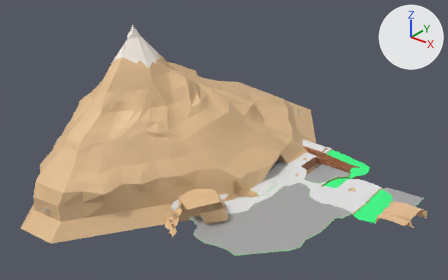
One commit to the Blender file TresFabulasGeniales/Assets/Modelos/Entorno/segundaHistoria/escena2/montaña 1.blend: the scene before it, then after it.
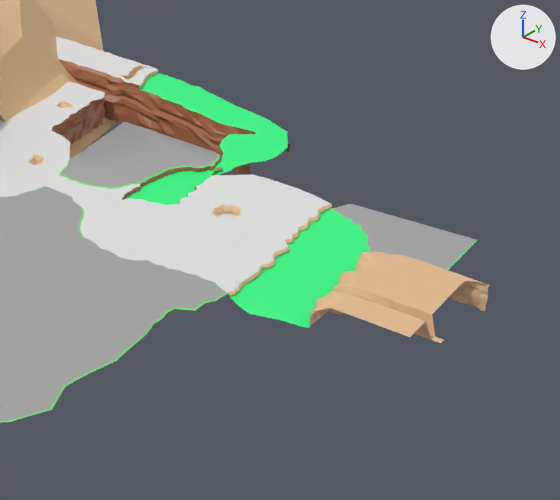
Old and new are each drawn whole from a 50 mm lens placed at (667.0, -619.0, 262.0), pointed at (111.0, 76.0, -169.0) and again close up on the part from 64% to 100% of the width and 46% to 98% of the height. Lighting does not change. The marker at upper right points along +X, +Y and +Z.

Before the edit, the objects in view are built like this:
```python
ob_cylinder = bpy.data.objects.new('Cylinder', me_cylinder)
ob_cylinder.location = (0.0, 0.0, 0.0)
```
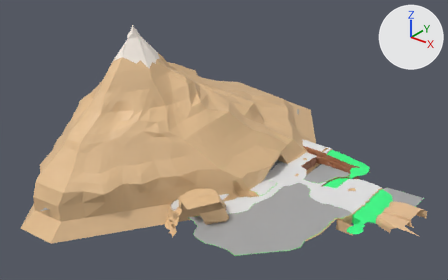
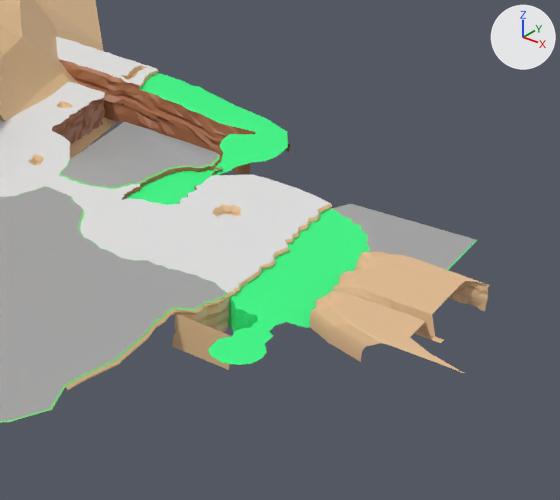
Pixel boxes [x1, y1, x2, y2] of what changed, in the close-ups (560 x 500 px):
part 1 of me_cylinder, built on
    before: [174, 288, 245, 311]
    after: [17, 162, 463, 391]

The change in detail:
me_cylinder is used by ob_cylinder; location (0.0, 0.0, 0.0).
me_cylinder had 13447 vertices, 12796 faces and spanned x -232.0..430.0, y -208.0..416.0, z -252.0..16.0.
me_cylinder now has 14535 vertices, 13866 faces and spans x -232.0..447.0, y -208.0..416.0, z -252.0..16.0.
me_cylinder part 1: 1 vertex moved within x 219.0, y 208.0, z -209.0; 13 vertices removed from x 218.0..350.0, y 52.0..208.0, z -231.0..-209.0; 1101 vertices added at x 219.0..447.0, y -23.0..208.0, z -231.0..-202.0.
